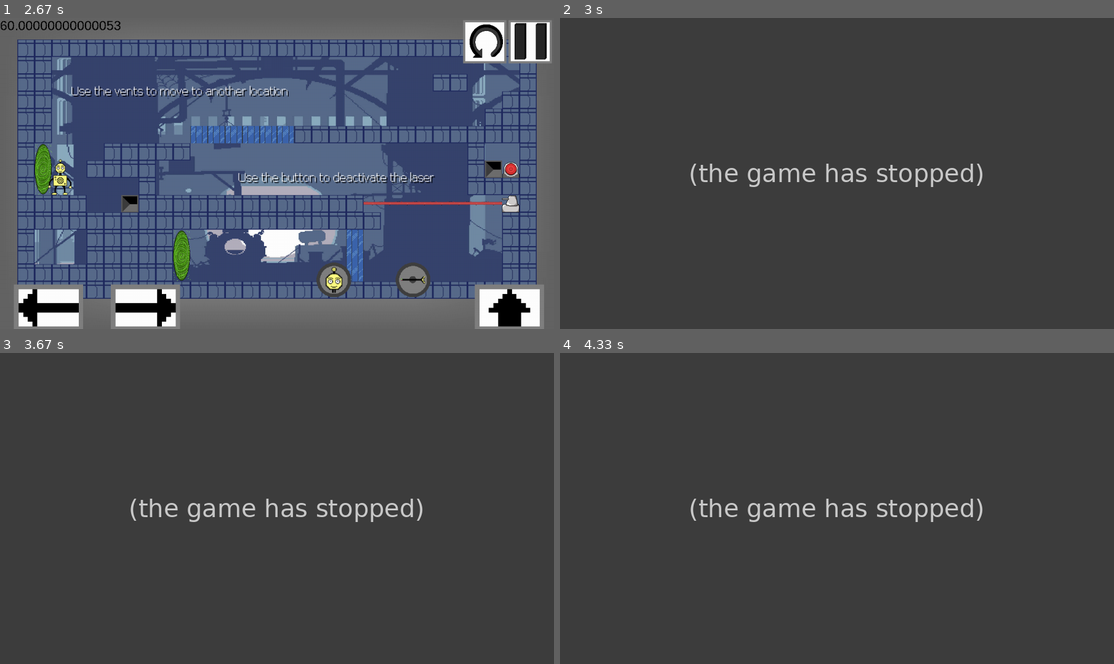
Above: before the commit, frames 1-4 (two rows, left to right).
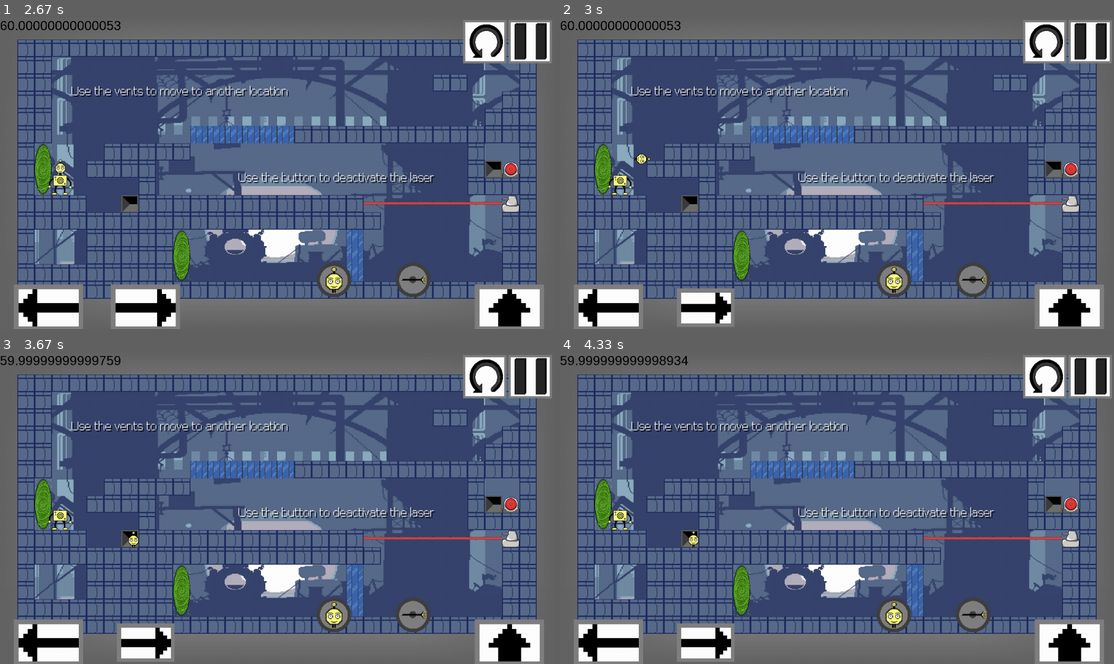
Above: after the commit, the same moments.

Repository: MartinWho2/Mobile_game_jam
Game: pygame game, started from main.py
The game is run twice, just before and just after one commit, with the same random seed, the same clock (stepped at 60 frames per second) and the same inputs.
Inputs (mouse positions are in pixels of both pictures, inside the frame that each line leads up to):
- Up to frame 1 (2.67 s): click (277, 173) at 0.38 s; press the mouse at (155, 207) at 0.7 s; move the mouse to (249, 204) at 0.8 s; release the mouse at (343, 201) at 0.93 s; press the mouse at (155, 145) at 2.03 s; move the mouse to (127, 139) at 2.13 s; release the mouse at (105, 133) at 2.27 s; click (332, 120) at 2.38 s
- Up to frame 2 (3 s): hold R from 2.67 s (still down); hold D from 2.67 s (still down)
- Up to frame 3 (3.67 s): release R at 3.13 s; release D at 3.13 s; hold D 3.17-3.63 s
- Up to frame 4 (4.33 s): hold W 3.67-3.97 s; hold D from 4 s (still down)

Frame 1 is identical in both runs. In frame 2, 99% of the frame differs, in the area x 0-100%, y 0-100%; in frame 3, 99%; in frame 4, 99%.
Error before the commit: TypeError: Head.__init__() missing 1 required positional argument: 'player_speed' (main.py l...; the game stopped at 2.67 s (later frames are placeholders)

Commit message:
Bug corrections

Diff:
--- a/head.py
+++ b/head.py
@@ -7,6 +7,7 @@
                  groups_colliding, head_sprite_group, player_speed):
         self.image = pygame.image.load(path + 'media/head.png').convert_alpha()
         self.path = path
+        player_pos.x += tile_size * 5 / 16
         super().__init__(player_pos, self.image, round(tile_size * 5 / 8), tiles, tile_size, groups_colliding,
                          head_sprite_group)
         self.on_ground = False
@@ -24,12 +25,11 @@
         self.rect.h *= 2
 
     def animate_detachment(self,speed:pygame.Vector2):
-        self.speed = speed.copy()
+        self.speed = pygame.Vector2(speed.x,speed.y-self.tile_size/10)
+        self.fall(1)
     def move(self, game, dt):
         # Key input
         self.speed.x = 0
-        pygame.draw.rect(game.window,"black",(self.rect_collision.x,self.rect_collision.y,
-                                              self.rect_collision.w,self.rect_collision.h))
         if game.buttons[game.button_left] is not False:
             self.speed.x += -self.w / 230 * dt
         if game.buttons[game.button_right] is not False:
@@ -43,7 +43,7 @@
         self.fall(dt)  # Vertical hits, see moving_sprite.py
         self.rect.y = round(self.pos.y)
 
-        self.rect_collision.midbottom = (self.rect.right,self.rect.bottom+self.rect.h)
+        self.rect_collision.center = self.rect.center
         # Update state
         if self.is_jumping:
             self.state = 'jump'
--- a/main.py
+++ b/main.py
@@ -160,7 +160,7 @@
                     if game.action2_button.clicking:
                         game.action2_button.click(False)
                         if game.player_or_head:
-                            game.head = Head(pygame.Vector2(game.player.pos.x,game.player.pos.y), game.map, game.tile_size, game.window, game.path,
+                            game.head = Head(game.player.pos.copy(), game.map, game.tile_size, game.window, game.path,
                                              game.collidable_sprites, [game.head_sprite],game.player.speed)
                             game.player.state = f"without_head_{game.arms_available}"
                             game.player_or_head = not game.player_or_head
@@ -194,8 +194,8 @@
                         game.pause_button.click(True)
                     if event.key == pygame.K_r:
                         if game.player_or_head:
-                            game.head = Head(pygame.Vector2(game.player.pos.x,game.player.pos.y), game.map, game.tile_size, game.window, game.path,
-                                             game.collidable_sprites, [game.head_sprite])
+                            game.head = Head(game.player.pos.copy(), game.map, game.tile_size, game.window, game.path,
+                                             game.collidable_sprites, [game.head_sprite],game.player.speed)
                             game.player.state = f"without_head_{game.arms_available}"
                             game.player_or_head = not game.player_or_head
 
--- a/moving_sprite.py
+++ b/moving_sprite.py
@@ -37,8 +37,8 @@
     def collide_with_mask(self, mask, pos_mask):
         return self.mask.overlap_mask(mask, (pos_mask[0] - self.rect.x, pos_mask[1] - self.rect.y))
 
-    def check_collision(self, tiles=True, sprite_groups: [str, list] = "normal",return_sprite=False, breaking=False) -> list[
-        pygame.mask.Mask]:
+    def check_collision(self, tiles=True, sprite_groups: [str, list] = "normal",
+                        return_sprite=False, breaking=False) -> list[pygame.mask.Mask]:
         if sprite_groups == "normal":
             sprite_groups = self.sprite_elements
         get_hits = []
@@ -65,11 +65,12 @@
         # Collision with elements
         for group in sprite_groups:
             for element in group:
-                mask = self.collide_with_mask(element.mask, (element.rect.x, element.rect.y))
-                if mask.count():
-                    if return_sprite:
-                        return element
-                    get_hits.append(mask)
+                if self.rect.colliderect(element.rect):
+                    mask = self.collide_with_mask(element.mask, (element.rect.x, element.rect.y))
+                    if mask.count():
+                        if return_sprite:
+                            return element
+                        get_hits.append(mask)
         print(f"Collision with sprites : player {pygame.time.get_ticks()-a}")
         return get_hits
 
